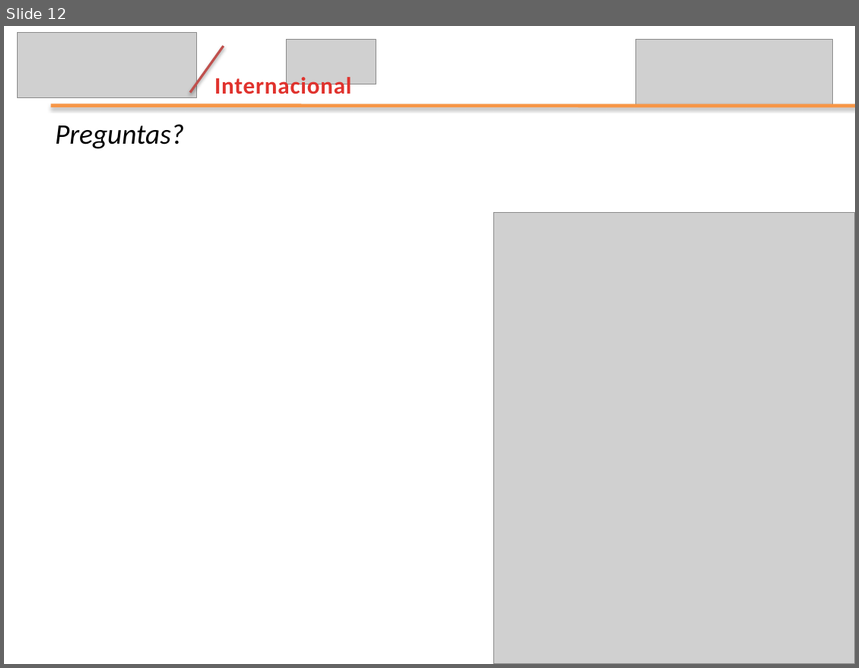
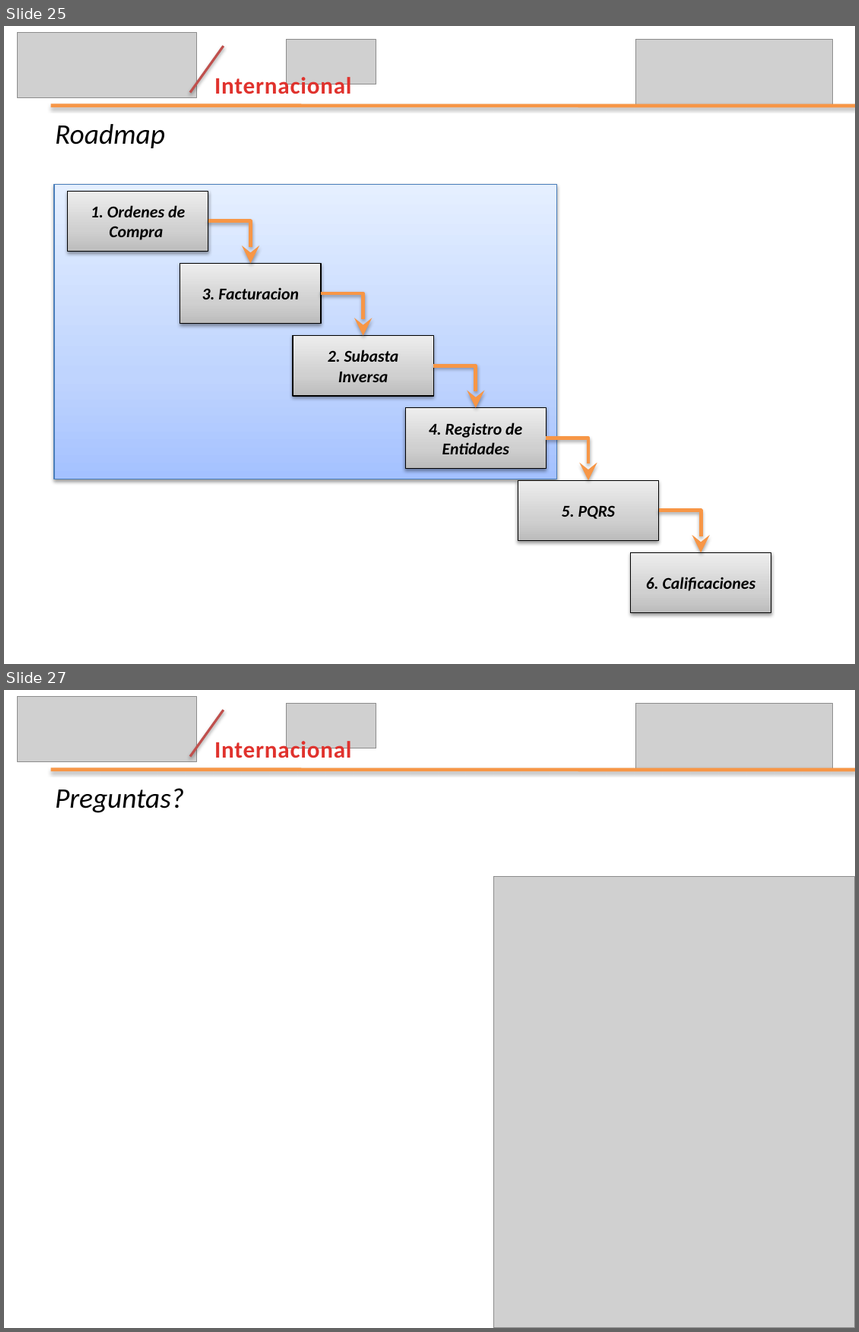
Before and after one commit to leseroth/ingenium-managment, a slide deck: CSOF5100 Proyecto 1/Tercera Entrega/EntregaFinalIngenium.pptx. Shown one above the other, each under a label of ours: slide 12 before the commit, slides 25 and 27 after it; the slides between them are not shown. The pictures are 859x668 and 859x1332 pixels, drawn with LibreOffice and Linux fonts; fonts in the diff are those of the drawing; grey boxes stand for pictures. Boxes give left, top, right and bottom in pixels: in the first picture for what was removed or moved away, otherwise in the second. Text is boxed around its words. In the diff, an @@ line names an element or a change of style, - is before the commit and + after.

```diff
--- a/CSOF5100 Proyecto 1/Tercera Entrega/EntregaFinalIngenium.pptx
+++ b/CSOF5100 Proyecto 1/Tercera Entrega/EntregaFinalIngenium.pptx
@@ slide 25 added at (4, 26, 855, 664), background #FFFFFF @@
@@ picture added at (18, 33, 197, 98) @@
@@ line added from (190, 92) to (224, 46), #C0504D 2 pt @@
@@ picture added at (287, 40, 377, 85) @@
@@ picture added at (636, 40, 833, 106) @@
@@ text added at (215, 74, 351, 94), 20 pt, text gradient #E0322D to #A2201C, bold @@
+Internacional
@@ line added from (51, 106) to (855, 106), #F79646 3 pt @@
@@ text added at (55, 124, 165, 148), 24 pt, text #000000, italic @@
+Roadmap
@@ rectangle added at (54, 184, 557, 479), fill gradient #A4C4FF to #BFD4FF to #E6EEFF, outline #4B7EBC 0.75 pt @@
@@ rectangle added at (68, 191, 208, 252), fill gradient #BDBDBD to #D1D1D1 to #EEEEEE, outline #000000 0.75 pt, 14 pt, text #000000, bold, italic @@
+1. Ordenes de Compra
@@ elbow arrow added from (208, 221) to (251, 263), #F79646 3 pt @@
@@ rectangle added at (180, 263, 321, 324), fill gradient #BDBDBD to #D1D1D1 to #EEEEEE, outline #000000 0.75 pt, 14 pt, text #000000, bold, italic @@
+3. Facturacion
@@ elbow arrow added from (321, 294) to (363, 336), #F79646 3 pt @@
@@ rectangle added at (293, 336, 433, 396), fill gradient #BDBDBD to #D1D1D1 to #EEEEEE, outline #000000 0.75 pt, 14 pt, text #000000, bold, italic @@
+2. Subasta Inversa
@@ elbow arrow added from (434, 366) to (475, 408), #F79646 3 pt @@
@@ rectangle added at (406, 408, 546, 468), fill gradient #BDBDBD to #D1D1D1 to #EEEEEE, outline #000000 0.75 pt, 14 pt, text #000000, bold, italic @@
+4. Registro de Entidades
@@ elbow arrow added from (546, 438) to (588, 480), #F79646 3 pt @@
@@ rectangle added at (518, 480, 658, 541), fill gradient #BDBDBD to #D1D1D1 to #EEEEEE, outline #000000 0.75 pt, 14 pt, text #000000, bold, italic @@
+5. PQRS
@@ elbow arrow added from (658, 511) to (701, 553), #F79646 3 pt @@
@@ rectangle added at (630, 553, 771, 613), fill gradient #BDBDBD to #D1D1D1 to #EEEEEE, outline #000000 0.75 pt, 14 pt, text #000000, bold, italic @@
+6. Calificaciones
@@ what was slide 12 is now slide 27 @@
```
Also in this commit, not shown: 2 slides changed, 16 other slides added, 2 slides removed.
